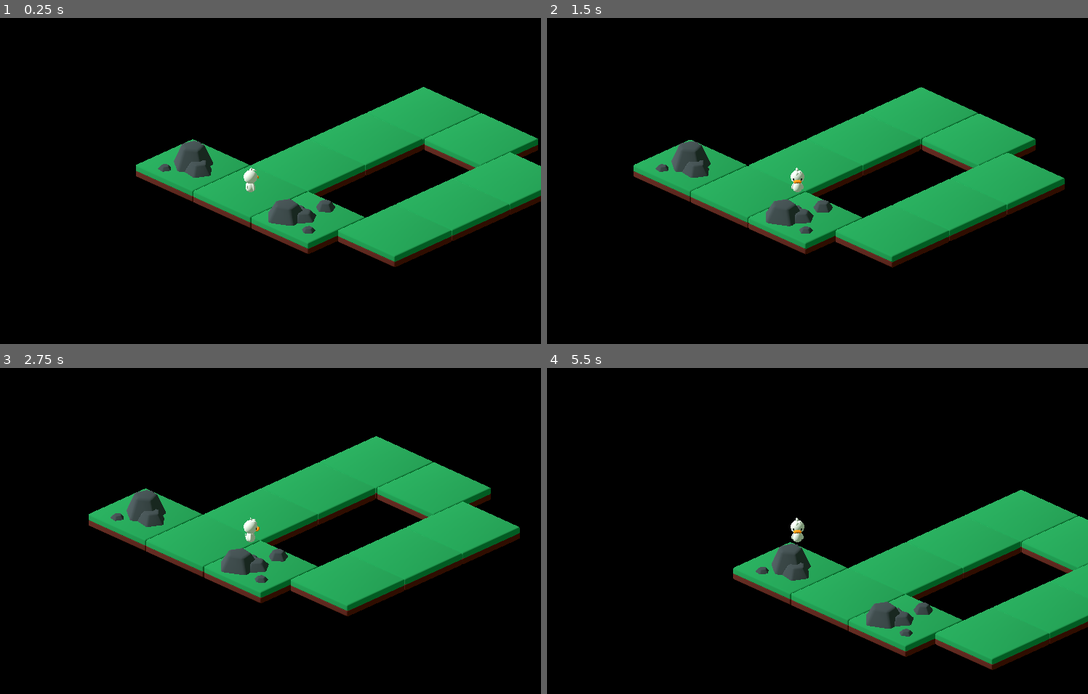
Above: before the commit, frames 1-4 (two rows, left to right).
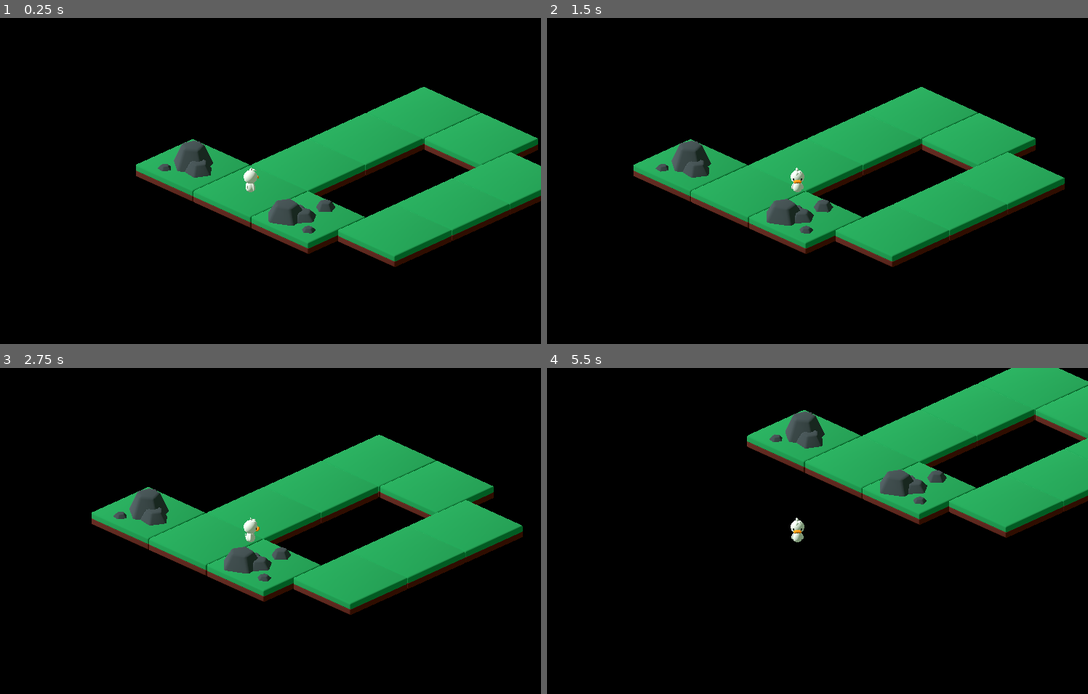
Above: after the commit, the same moments.

Repository: felipefcm/block-puzzle
Game: Godot game, scene res://levels/world.tscn
The game is run twice, just before and just after one commit, with the same random seed, the same clock (stepped at 60 frames per second) and the same inputs.
Inputs:
- Up to frame 1 (0.25 s): no input
- Up to frame 2 (1.5 s): tap Enter at 0.5 s; hold Right (ui_right) 0.53-1.28 s; hold Down (ui_down) from 1.28 s (still down)
- Up to frame 3 (2.75 s): release Down (ui_down) at 2.03 s; hold Right (ui_right) from 2.03 s (still down)
- Up to frame 4 (5.5 s): release Right (ui_right) at 2.78 s; hold Up (ui_up) 2.78-3.53 s; hold Left (ui_left) 3.53-5.03 s; hold Down (ui_down) from 5.03 s (still down)

The runs differ from the first frame. In frame 1, 0.3% of the frame differs, in the area x 25-100%, y 21-77%; in frame 2, 0.5%; in frame 3, 2.2%; in frame 4, 33%, in the area x 34-100%, y 0-93%.

Commit message:
add gravity for character

Diff:
--- a/blocks/grass_floor.tscn
+++ b/blocks/grass_floor.tscn
@@ -1,8 +1,15 @@
-[gd_scene load_steps=2 format=3 uid="uid://5itmebhfsafj"]
+[gd_scene load_steps=3 format=3 uid="uid://5itmebhfsafj"]
 
 [ext_resource type="ArrayMesh" uid="uid://bh7qf3xasuh4p" path="res://assets/kaykit-minigame/tileLarge_forest.obj" id="1_usst6"]
 
-[node name="GrassFloor" type="Node3D"]
+[sub_resource type="BoxShape3D" id="BoxShape3D_rvopu"]
+size = Vector3(5.97445, 0.943769, 5.97445)
 
-[node name="TileLargeForest" type="MeshInstance3D" parent="."]
+[node name="GrassFloor" type="StaticBody3D"]
+
+[node name="CollisionShape3D" type="CollisionShape3D" parent="."]
+transform = Transform3D(1, 0, 0, 0, 1, 0, 0, 0, 1, -4.76837e-07, 0.525271, 0)
+shape = SubResource("BoxShape3D_rvopu")
+
+[node name="Mesh" type="MeshInstance3D" parent="."]
 mesh = ExtResource("1_usst6")
--- a/entities/duck.tscn
+++ b/entities/duck.tscn
@@ -14,6 +14,10 @@
 
 [node name="Duck" type="CharacterBody3D"]
 transform = Transform3D(1, 0, 0, 0, 1, 0, 0, 0, 1, 0, 1.01, 0)
+floor_stop_on_slope = false
+floor_constant_speed = true
+floor_block_on_wall = false
+floor_max_angle = 1.0472
 script = ExtResource("1_xourh")
 metadata/_edit_group_ = true
 
--- a/scripts/duck.gd
+++ b/scripts/duck.gd
@@ -15,7 +15,7 @@
 		-Input.get_axis('ui_down', 'ui_up'),
 	).rotated(Vector3.UP, -PI / 4.0).normalized()
 
-	var dampForce := 6.0 * -velocity * Vector3(1 - absf(input.x), 0, 1 - absf(input.z))
+	var dampForce := 6.0 * -velocity * Vector3(1 - absf(input.x), 1, 1 - absf(input.z))
 	velocity += (inputAccel * input + dampForce) * delta
 
 	if(input.length() > 0):
@@ -23,4 +23,6 @@
 		modelNode.rotation.y = PI / 2.0 + angle
 
 	velocity = velocity.limit_length(maxSpeed)
+	velocity.y = -9.8
+	# print('VEL ', velocity)
 	move_and_slide()
